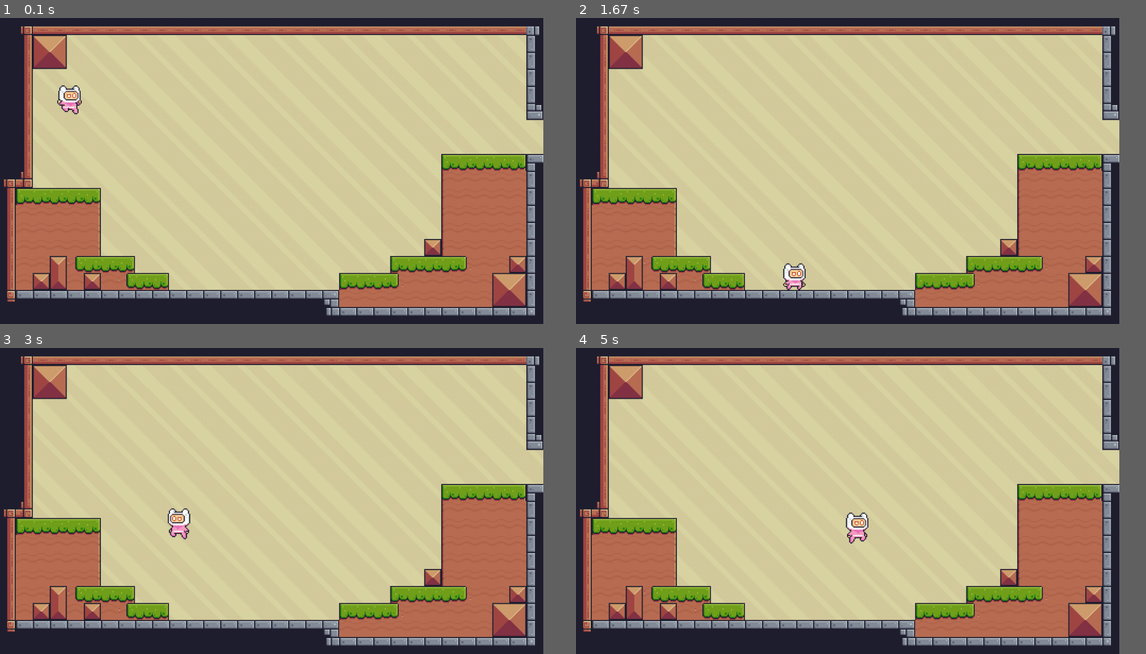
Above: before the commit, frames 1-4 (two rows, left to right).
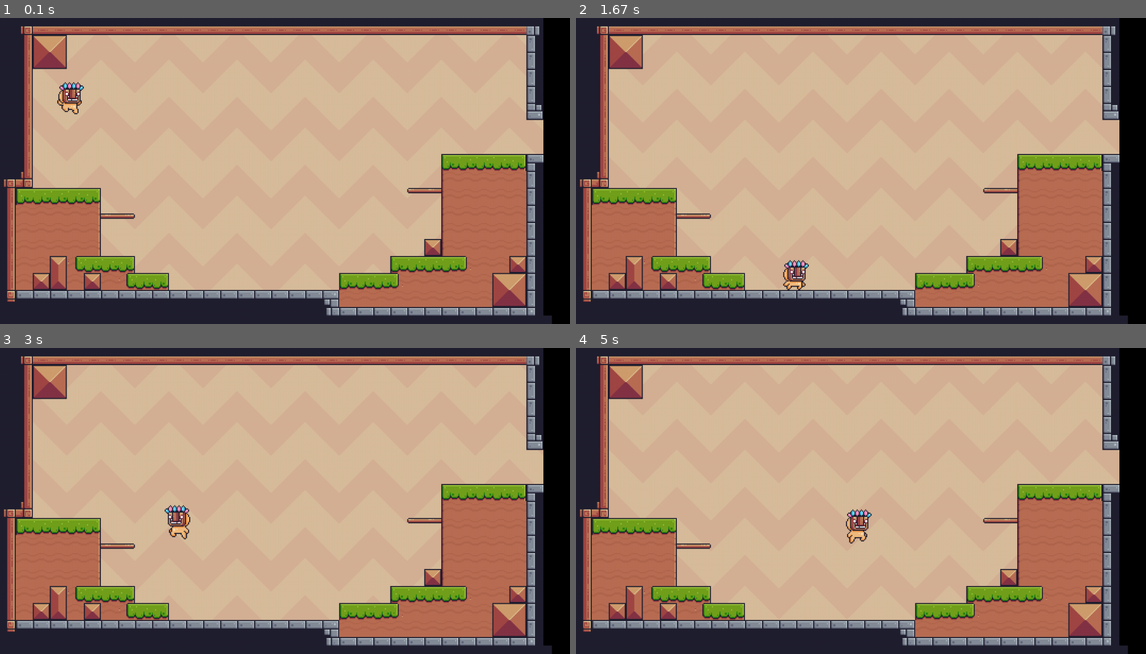
Above: after the commit, the same moments.

Repository: Tung-hehe/pixel-adventure-pygame
Game: pygame game, started from main.py
Same seed, same stepped clock (60 frames per second), same inputs: the game is played once before the commit and once after it.
Inputs:
- Up to frame 1 (0.1 s): no input
- Up to frame 2 (1.67 s): hold D 0.33-0.8 s; hold W 0.83-1.13 s; hold D 1.17-1.63 s
- Up to frame 3 (3 s): hold A 1.67-2.2 s; hold A 2.23-2.63 s; hold W from 2.67 s (still down)
- Up to frame 4 (5 s): release W at 3.03 s; hold D 3.07-3.7 s; hold A 3.73-4.2 s; hold D 4.23-4.7 s; hold W from 4.73 s (still down)
The window is 858x482 before the commit and 900x482 after it. Grey fills any space a smaller window leaves; there, only what the larger window draws over its background counts as a difference.

The runs differ from the first frame. In frame 1, 30% of the frame differs, in the area x 5-97%, y 5-100%; in frame 2, 30%; in frame 3, 28%; in frame 4, 30%.

Commit message:
Add one way collision static tile

Diff:
--- a/Data/Maps/Map_01/Map_01.json
+++ b/Data/Maps/Map_01/Map_01.json
@@ -1,16 +1,18 @@
-[
-    {
-        "layer": 0,
-        "path": "Data/Maps/Map_01/Platform.csv",
-        "tileset": "Terrain",
-        "tilewidth": 16,
-        "tileheight": 16
-    },
-    {
-        "layer": 1,
-        "path": "Data/Maps/Map_01/Terrain.csv",
-        "tileset": "Terrain",
-        "tilewidth": 16,
-        "tileheight": 16
-    }
-]
+{
+    "tileWidth": 16,
+    "tileHeight": 16,
+    "playerPosition": [100, 100],
+    "layers": [
+        {
+            "class": "StaticTile",
+            "path": "Data/Maps/Map_01/Terrain.csv",
+            "tileset": "Terrain"
+        },
+        {
+            "class": "OneWayCollisionStaticTile",
+            "path": "Data/Maps/Map_01/Platform.csv",
+            "tileset": "Terrain",
+            "hitbox": [32, 1]
+        }
+    ]
+}
--- /dev/null
+++ b/Data/Settings.json
@@ -0,0 +1,6 @@
+{
+    "startMapData": "Data/Maps/Map_01/Map_01.json",
+    "screenWidth": 1074,
+    "screenHeight": 576,
+    "FPS": 60
+}
--- a/Source/GameObjects/character.py
+++ b/Source/GameObjects/character.py
@@ -18,6 +18,7 @@
         self.jumpOnAirCount = 0
         self.facing = CharacterFacing.Right
         self.relativePosition = CharacterRelativePosition.OnAir
+        self.trackingPosition = position
         # Player image
         self.frameIndex = 0
         self.image = self.data.animations[self.status][self.frameIndex]
--- a/Source/GameObjects/game.py
+++ b/Source/GameObjects/game.py
@@ -7,11 +7,13 @@
 import pygame
 
 from .map import Map
-from Source.Utils import GameData
+from Source.Utils import (
+    GameData,
+    Utils
+)
 
 from Source.enums import (
     CharacterName,
-    TilesetName,
     BackgroundName
 )
 
@@ -19,27 +21,24 @@
 class Game:
 
     def __init__(self) -> None:
+        pygame.init()
         self.rootPath = Path(__file__).absolute().parents[2]
-
-        map = np.loadtxt(self.rootPath/"Data/Maps/Map_01/Terrain.csv", delimiter=",", dtype=int)
-        tileSize = (16, 16)
-        screenWidth = map.shape[1] * tileSize[0]
-        screenHeight = map.shape[0] * tileSize[1]
-
-        pygame.init()
+        settings = Utils.readJSONFile(self.rootPath/'Data/Settings.json')
+        self.FPS = settings['FPS']
+        screenWidth = settings['screenWidth']
+        screenHeight = settings['screenHeight']
         self.screen = pygame.display.set_mode((screenWidth,screenHeight))
         self.data = GameData(self.rootPath)
-
-        # characterName = random.choice(list(CharacterName))
-        characterName = CharacterName.PinkMan
-        playerData = self.data.characters[characterName]
-        backgroundName = random.choice(list(BackgroundName))
-        backgroundData = self.data.backgrounds[backgroundName]
-
+        mapData = Utils.readJSONFile(self.rootPath/settings['startMapData'])
+        for idx, layer in enumerate(mapData['layers']):
+            mapData['layers'][idx]['data'] = np.loadtxt(
+                self.rootPath/layer['path'], delimiter=',', dtype=int
+            )
         self.map = Map(
-            map=map, playerData=playerData,
-            tilesetData=self.data.tilesets[TilesetName.Terrain],
-            backgroundData=backgroundData
+            mapData=mapData,
+            tilesetData=self.data.tilesets,
+            playerData=self.data.characters[random.choice(list(CharacterName))],
+            backgroundData=self.data.backgrounds[random.choice(list(BackgroundName))]
         )
         self.clock = pygame.time.Clock()
 
@@ -53,8 +52,8 @@
                     if event.key == pygame.K_ESCAPE:
                         pygame.quit()
                         sys.exit()
-
-            self.map.update(self.screen)
+            self.map.update()
+            self.map.draw(self.screen)
 
             pygame.display.update()
-            self.clock.tick(60)
+            self.clock.tick(self.FPS)
--- a/Source/GameObjects/map.py
+++ b/Source/GameObjects/map.py
@@ -1,59 +1,65 @@
+from pathlib import Path
+
 import pygame
 
 from .background import Background
 from .character import Character
 from .tile import (
     Tile,
-    StaticTile
+    StaticTile,
+    OneWayCollisionStaticTile
 )
 
 from Source.Utils import (
+    BackgroundData,
     CharacterData,
-    TilesetData,
-    BackgroundData
+    TilesetData
 )
 from Source.enums import (
     CharacterStatus,
-    CharacterRelativePosition
+    CharacterRelativePosition,
+    TilesetName,
 )
 
 
 class Map:
 
     def __init__(self,
-            map: list,
+            mapData: dict,
             playerData: CharacterData,
-            tilesetData: TilesetData,
+            tilesetData: dict[TilesetName, TilesetData],
             backgroundData: BackgroundData
         ) -> None:
-        self.setupMap(map, playerData, tilesetData)
+        self.setupMap(mapData, tilesetData)
         self.background = Background(backgroundData)
+        self.player = pygame.sprite.GroupSingle()
+        self.player.add(Character(position=mapData['playerPosition'], data=playerData))
         return None
 
-    def setupMap(self,
-            map: list,
-            playerData: CharacterData,
-            tilesetData: TilesetData,
-        ) -> None:
-        self.tiles = pygame.sprite.Group()
-        self.player = pygame.sprite.GroupSingle()
-
-        tileSize = (16, 16)
-        for rowIndex, row in enumerate(map):
-            for colIndex, tileIndex in enumerate(row):
-                if tileIndex != -1:
-                    position = (colIndex * tileSize[0], rowIndex * tileSize[1])
-                    tile = StaticTile(position, tilesetData.surfaces[tileIndex])
-                    self.tiles.add(tile)
-
-        player = Character(position=(100, 100), data=playerData)
-        self.player.add(player)
+    def setupMap(self, mapData: dict, tilesetData: dict[TilesetName, TilesetData]) -> None:
+        self.staticTiles = pygame.sprite.Group()
+        self.oneWayCollisionStaticTile = pygame.sprite.Group()
+        for layer in mapData['layers']:
+            for rowIndex, row in enumerate(layer['data']):
+                for colIndex, tileIndex in enumerate(row):
+                    if tileIndex == -1: continue
+                    position = (colIndex * mapData['tileWidth'], rowIndex * mapData['tileHeight'])
+                    if layer['class'] == 'StaticTile':
+                        tile = StaticTile(
+                            position, tilesetData[TilesetName(layer['tileset'])].surfaces[tileIndex]
+                        )
+                        self.staticTiles.add(tile)
+                    elif layer['class'] == 'OneWayCollisionStaticTile':
+                        tile = OneWayCollisionStaticTile(
+                            position, tilesetData[TilesetName(layer['tileset'])].surfaces[tileIndex], layer['hitbox']
+                        )
+                        self.oneWayCollisionStaticTile.add(tile)
         return None
 
-    def handlePlayerHorizontalMovementColition(self) -> list[Tile]:
+    def handlePlayerHorizontalMovementCollision(self) -> list[Tile]:
         self.player.sprite.horizontalMove()
         horizontalCollisionTiles = [
-            tile for tile in self.tiles.sprites()
+            tile for tile in self.staticTiles.sprites()
             if tile.rect.colliderect(self.player.sprite.hitbox)
         ]
         for tile in horizontalCollisionTiles:
@@ -63,12 +69,22 @@
                 self.player.sprite.hitbox.right = tile.rect.left
         return horizontalCollisionTiles
 
-    def handlePlayerVerticalMovementColition(self) -> list[Tile]:
+    def handlePlayerVerticalMovementCollision(self) -> list[Tile]:
         self.player.sprite.veticalMove()
         verticalColitionTiles = [
-            tile for tile in self.tiles.sprites()
+            tile for tile in self.staticTiles.sprites()
             if tile.rect.colliderect(self.player.sprite.hitbox)
         ]
+
+        # Collision with one way colision static tile (only from top)
+        for tile in self.oneWayCollisionStaticTile.sprites():
+            if not tile.rect.colliderect(self.player.sprite.hitbox):
+                continue
+            if self.player.sprite.velocity.y <= 0:
+                continue
+            if self.player.sprite.trackingPosition[1] <= tile.rect.midbottom[1] <= self.player.sprite.hitbox.midbottom[1]:
+                verticalColitionTiles.append(tile)
+
         for tile in verticalColitionTiles:
             if self.player.sprite.velocity.y > 0:
                 self.player.sprite.hitbox.bottom = tile.rect.top
@@ -82,8 +98,9 @@
         return verticalColitionTiles
 
     def handlePlayerMovementCollision(self) -> None:
-        horizontalCollisionTiles = self.handlePlayerHorizontalMovementColition()
-        verticalColitionTiles = self.handlePlayerVerticalMovementColition()
+        self.player.sprite.trackingPosition = self.player.sprite.hitbox.midbottom
+        horizontalCollisionTiles = self.handlePlayerHorizontalMovementCollision()
+        verticalColitionTiles = self.handlePlayerVerticalMovementCollision()
         self.player.sprite.rect.midbottom = self.player.sprite.hitbox.midbottom
 
         if horizontalCollisionTiles:
@@ -95,13 +112,15 @@
             self.player.sprite.relativePosition = CharacterRelativePosition.OnAir
         return None
 
-    def update(self, screen) -> None:
+    def draw(self, screen) -> None:
+        self.background.draw(screen)
+        self.staticTiles.draw(screen)
+        self.oneWayCollisionStaticTile.draw(screen)
+        self.player.draw(screen)
+        return None
+
+    def update(self) -> None:
         self.background.scroll()
-        self.background.draw(screen)
-
-        self.tiles.draw(screen)
-
         self.handlePlayerMovementCollision()
         self.player.update()
-        self.player.draw(screen)
         return None
--- a/Source/GameObjects/tile.py
+++ b/Source/GameObjects/tile.py
@@ -13,3 +13,9 @@
 
     def __init__(self, position, surface: pygame.Surface) -> None:
         super().__init__(position, surface)
+
+class OneWayCollisionStaticTile(StaticTile):
+
+    def __init__(self, position, surface: pygame.Surface, hitbox) -> None:
+        super().__init__(position, surface)
+        self.rect = pygame.Rect(position, hitbox)
--- a/Source/Utils/gameData.py
+++ b/Source/Utils/gameData.py
@@ -1,5 +1,3 @@
-import json
-
 from pathlib import Path
 
 import pygame
Not shown, changed: requirements.txt
